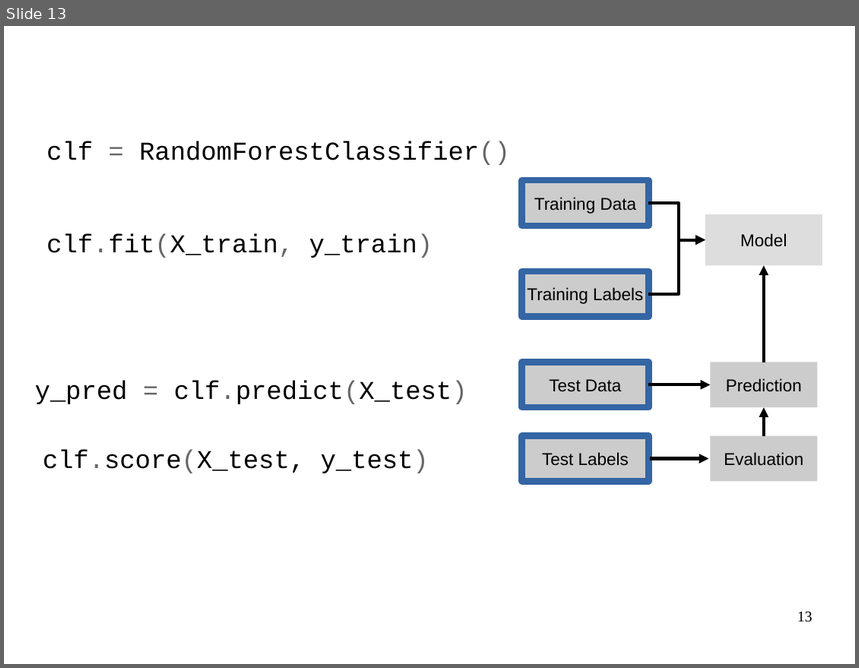
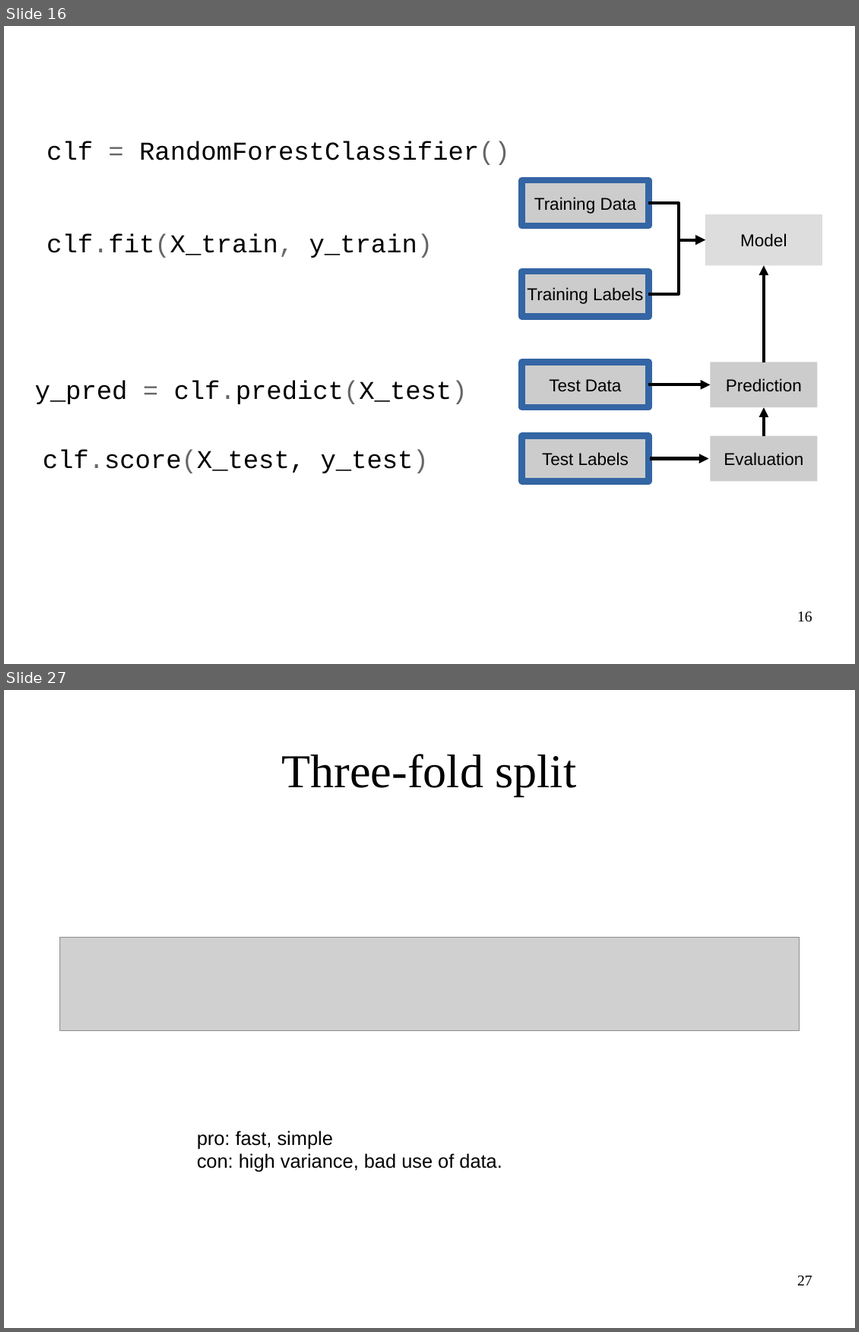
Before and after one commit to amueller/ml-workshop-1-of-4, a slide deck: intro-to-machine-learning-odsc-masterclass-2017.odp. Shown one above the other, each under a label of ours: slide 13 before the commit, slides 16 and 27 after it; the slides between them are not shown. The pictures are 859x668 and 859x1332 pixels, drawn with LibreOffice and Linux fonts; fonts in the diff are those of the drawing; grey boxes stand for pictures. Boxes give left, top, right and bottom in pixels: in the first picture for what was removed or moved away, otherwise in the second. Text is boxed around its words. In the diff, an @@ line names an element or a change of style, - is before the commit and + after.

```diff
--- a/intro-to-machine-learning-odsc-masterclass-2017.odp
+++ b/intro-to-machine-learning-odsc-masterclass-2017.odp
@@ slide 27 added at (x1=4, y1=690, x2=855, y2=1328), background #FFFFFF @@
@@ title added at (x1=282, y1=754, x2=577, y2=796), 44 pt, text #000000 @@
+Three-fold split
@@ picture added at (x1=59, y1=937, x2=800, y2=1030) @@
@@ text added at (x1=197, y1=1131, x2=502, y2=1173), 18 pt, text #000000 @@
+pro: fast, simple
+con: high variance, bad use of data.
@@ page number added at (x1=797, y1=1276, x2=813, y2=1286), 14 pt, text #000000 @@
+27
@@ what was slide 13 is now slide 16 @@
@@ page number at (x1=797, y1=612, x2=813, y2=623): text changed @@
-13
+16
```
Also in this commit, not shown: 17 slides changed, 18 other slides added, 8 slides removed, 1 other file.
